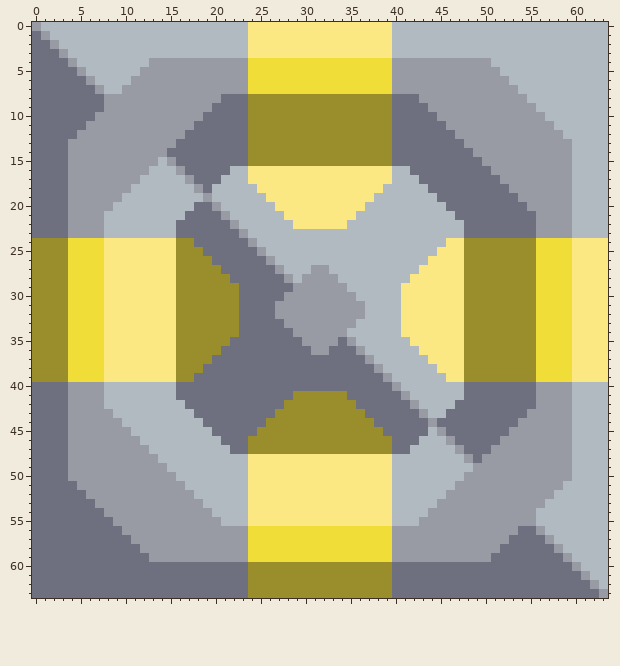
Pixel-art sprite: assets/sprites/blocks/production/sulfur-centrifuge.png. Above: the version before the commit.
The file is 64x64 pixels.
New version:
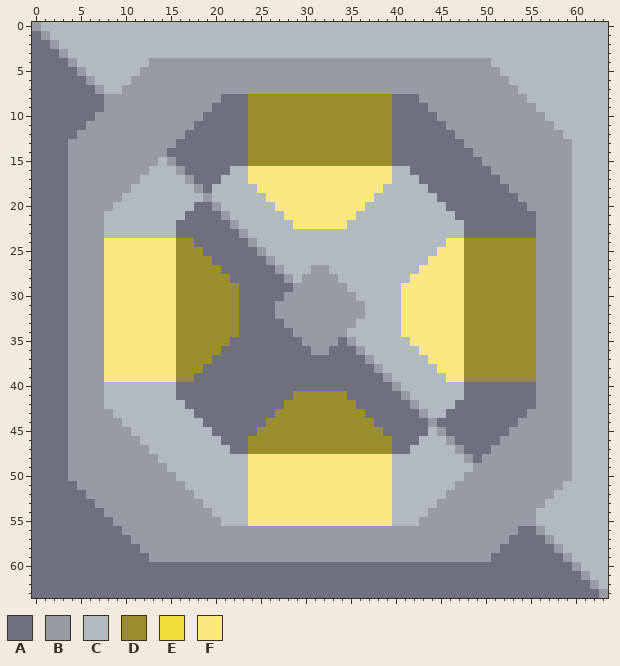
Palette (. is transparent): A #6e7080  B #989aa4  C #b0bac0  D #9a8d2b  E #f1dd38  F #fbe882
The edit:
Changed rows in their new state; - is an unchanged pixel.
first column x 24:
 0 CCCCCCCCCCCCCCCC
 1 CCCCCCCCCCCCCCCC
 2 CCCCCCCCCCCCCCCC
 3 CCCCCCCCCCCCCCCC
 4 BBBBBBBBBBBBBBBB
 5 BBBBBBBBBBBBBBBB
 6 BBBBBBBBBBBBBBBB
 7 BBBBBBBBBBBBBBBB
first column x 0:
24 AAAABBBB------------------------------------------------BBBBCCCC
25 AAAABBBB------------------------------------------------BBBBCCCC
26 AAAABBBB------------------------------------------------BBBBCCCC
27 AAAABBBB------------------------------------------------BBBBCCCC
28 AAAABBBB------------------------------------------------BBBBCCCC
29 AAAABBBB------------------------------------------------BBBBCCCC
30 AAAABBBB------------------------------------------------BBBBCCCC
31 AAAABBBB------------------------------------------------BBBBCCCC
32 AAAABBBB------------------------------------------------BBBBCCCC
33 AAAABBBB------------------------------------------------BBBBCCCC
34 AAAABBBB------------------------------------------------BBBBCCCC
35 AAAABBBB------------------------------------------------BBBBCCCC
36 AAAABBBB------------------------------------------------BBBBCCCC
37 AAAABBBB------------------------------------------------BBBBCCCC
38 AAAABBBB------------------------------------------------BBBBCCCC
39 AAAABBBB------------------------------------------------BBBBCCCC
first column x 24:
56 BBBBBBBBBBBBBBBB
57 BBBBBBBBBBBBBBBB
58 BBBBBBBBBBBBBBBB
59 BBBBBBBBBBBBBBBB
60 AAAAAAAAAAAAAAAA
61 AAAAAAAAAAAAAAAA
62 AAAAAAAAAAAAAAAA
63 AAAAAAAAAAAAAAAA
Boxes around the changes in both pictures, in picture pixels (x1, y1, x2, y2):
changed: (248, 22, 392, 94)
changed: (32, 238, 104, 382)
changed: (536, 238, 608, 382)
changed: (248, 526, 392, 598)
